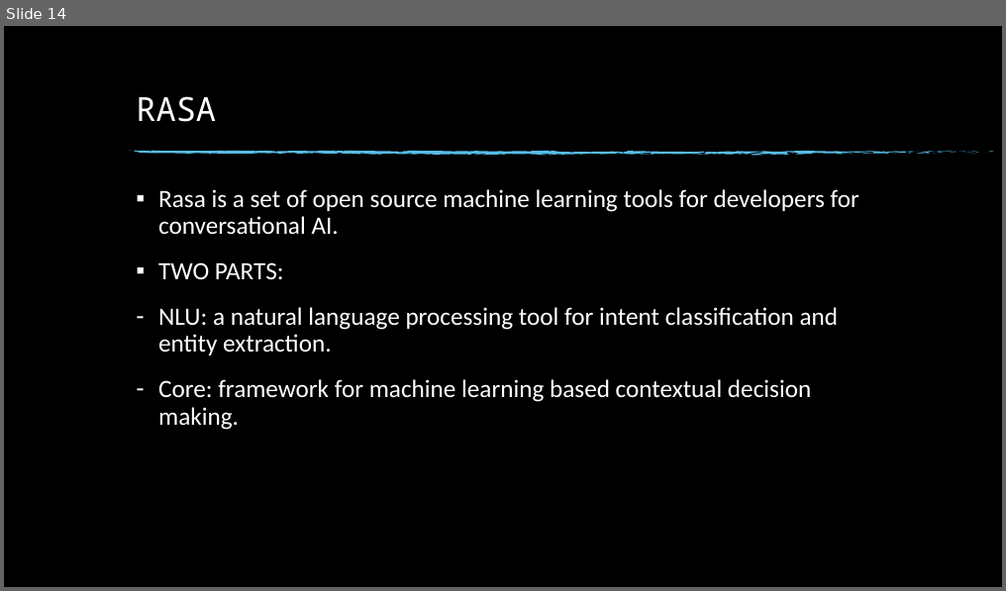
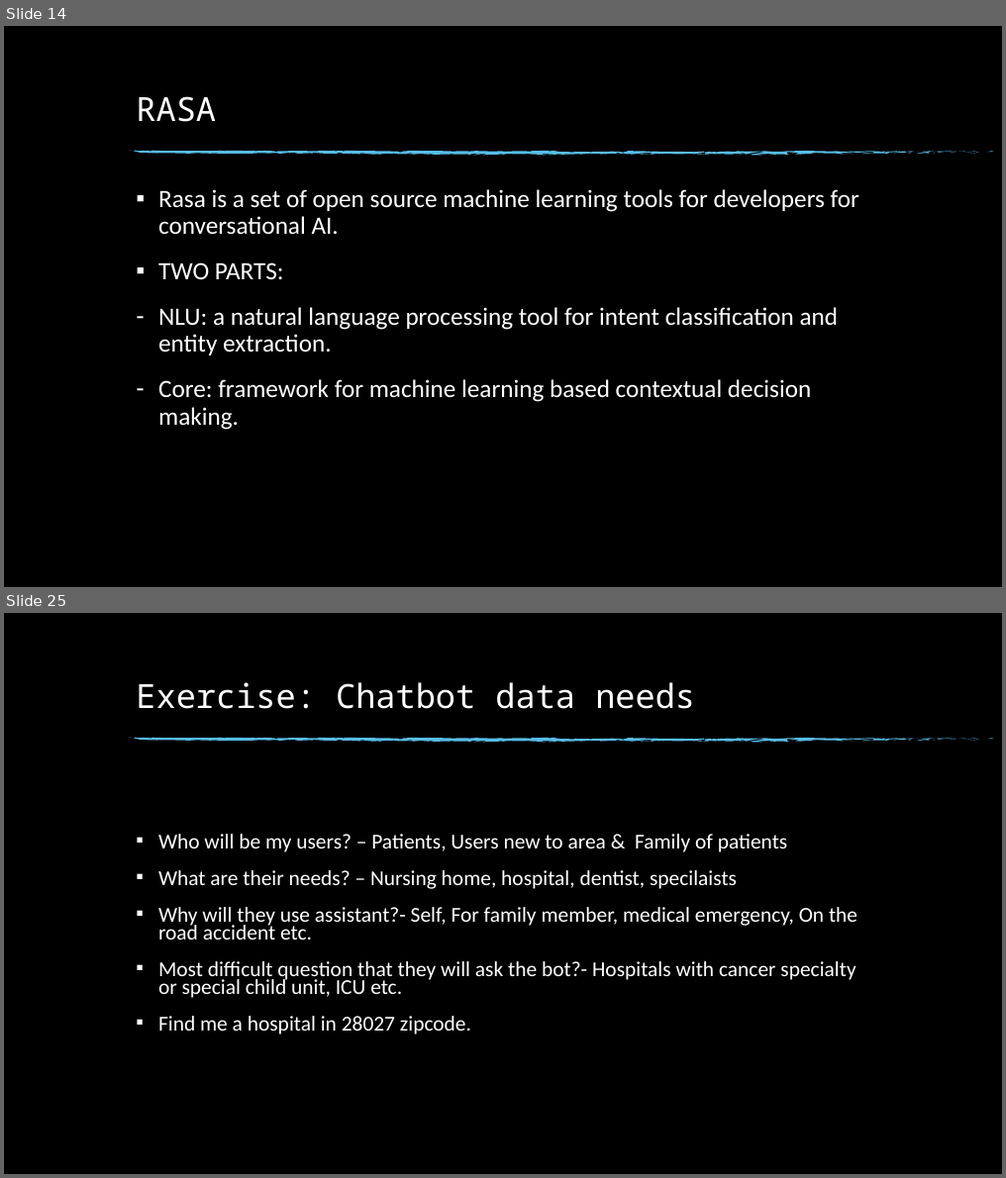
Before and after one commit to dinesh19aug/rasa-workshop, a slide deck: Natural Language Processing Workshop.pptx. Shown one above the other, each under a label of ours: slide 14 before the commit, slides 14 and 25 after it; the slides between them are not shown. The pictures are 1006x591 and 1006x1178 pixels, drawn with LibreOffice and Linux fonts; fonts in the diff are those of the drawing; background and template pictures are left out. Boxes give left, top, right and bottom in pixels: in the first picture for what was removed or moved away, otherwise in the second. Text is boxed around its words. In the diff, an @@ line names an element or a change of style, - is before the commit and + after.

Commit message:
Added exercise 2

```diff
--- a/Natural Language Processing Workshop.pptx
+++ b/Natural Language Processing Workshop.pptx
@@ slide 25 added at (4,613,1002,1174), background picture (left out); not listed: 74 template elements that a slide beside it also shows @@
@@ title added at (136,682,695,709), 32 pt, text #FFFFFF @@
+Exercise: Chatbot data needs
@@ text added at (158,834,857,1035), 20.4 pt, text #FFFFFF @@
+▪ Who will be my users? – Patients, Users new to area & Family of patients
+▪ What are their needs? – Nursing home, hospital, dentist, specilaists
+▪ Why will they use assistant?- Self, For family member, medical emergency, On the road accident etc.
+▪ Most difficult question that they will ask the bot?- Hospitals with cancer specialty or special child unit, ICU etc.
+▪ Find me a hospital in 28027 zipcode.
```
Also in this commit, not shown: 11 other slides added, 3 other files.
